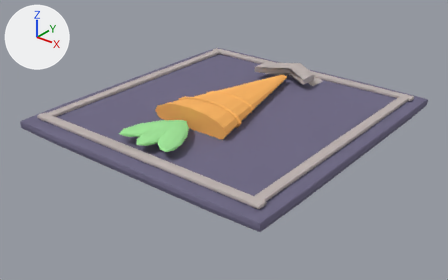
Two versions of the OBJ model assets/meshes/RockinRacewayCarrot.obj, one commit apart.
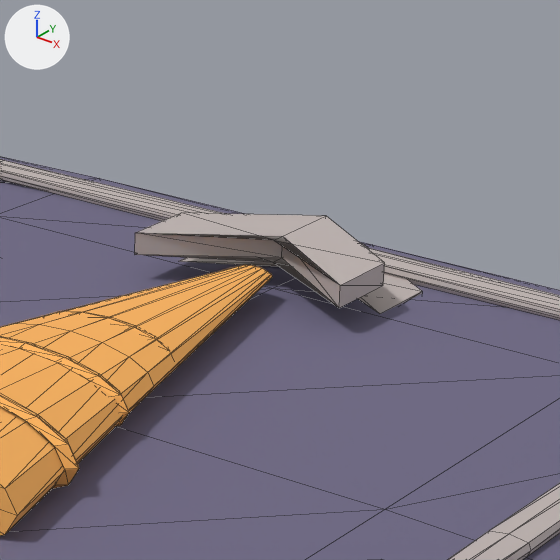
There are two pictures of each version: one whole from a 50 mm camera at (4.66, -6.0, 3.36) aimed at (0.05, -0.23, -0.22), one close up on the part from 50% to 79% of the width and 4% to 52% of the height. Arrows for +X, +Y and +Z are at upper left; the lights stay in place. The first two pictures are the older version. The close-ups show mesh edges as thin lines. Where no turn or scale is listed for an object, it has been applied to the vertices. Vertices at exactly the same position are counted once.

Before the edit, the objects in view are built like this:
```python
me_carrot = bpy.data.meshes.new('Carrot')
me_carrot.from_pydata(...)  # 242 vertices, 480 faces; spans x -0.58..0.58, y -0.85..1.2, z 0.07..0.44
me_carrot.materials.append(mat_carrot)  # orange #ffb760
me_pad = bpy.data.meshes.new('Pad')
me_pad.from_pydata(...)  # 98 vertices, 192 faces; spans x -1.9..1.9, y -2.0..2.0, z 0.0..0.16
me_pad.materials.append(mat_pad)  # greyish blue #6e6985
me_trim = bpy.data.meshes.new('Trim')
me_trim.from_pydata(...)  # 132 vertices, 240 faces; spans x -1.75..1.75, y -1.82..1.91, z 0.14..0.34
me_trim.materials.append(mat_trim)  # light grey #bfb4b1
# before: 121 (0.0, 1.58, 0.14), 122 (-0.42, 1.34, 0.14), 123 (0.0, 1.63, 0.14), 125 (0.42, 1.34, 0.14), 127 (0.42, 1.62, 0.14)
# before: 129 (0.0, 1.91, 0.14), 131 (-0.42, 1.62, 0.14)
ob_carrot = bpy.data.objects.new('Carrot', me_carrot)
ob_carrot.location = (0.0, 0.0, 0.0)
ob_pad = bpy.data.objects.new('Pad', me_pad)
ob_pad.location = (0.0, 0.0, 0.0)
ob_trim = bpy.data.objects.new('Trim', me_trim)
ob_trim.location = (0.0, 0.0, 0.0)
```
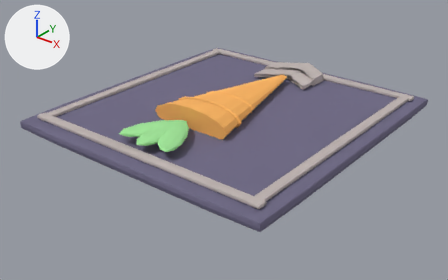
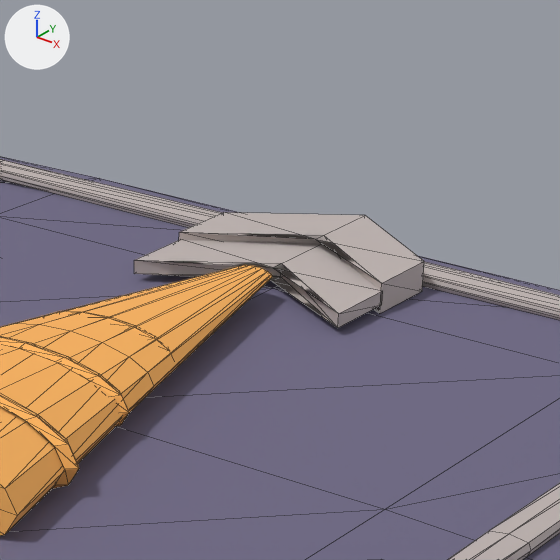
Pixel boxes [x1, y1, x2, y2] of what changed, in the close-ups (560 x 560 px; the box of a moved part takes in the faces that stretch with it):
part 1 of me_trim, moved or reshaped
    before: [135, 213, 385, 308]
    after: [134, 240, 383, 328]
part 2 of me_trim, moved or reshaped (mostly hidden before)
    before: [180, 261, 422, 314]
    after: [179, 212, 424, 313]

The change, as a list of edits to the scene's bpy script:
```text
Change me_trim:
    used by ob_trim; location = (0.0, 0.0, 0.0)
    remove me_trim.from_pydata(...)  # 132 vertices, 240 faces; spans x -1.75..1.75, y -1.82..1.91, z 0.14..0.34
    add me_trim.from_pydata(...)  # 132 vertices, 240 faces; spans x -1.75..1.75, y -1.82..1.91, z 0.14..0.27
    me_trim part 1: the loose piece of 14 vertices spanning x -0.42..0.42, y 1.07..1.64, z 0.26..0.34 is scaled about its middle by (1, 1, 0.625), then moved by (0.0, 0.0, -0.09)
    me_trim part 2
    add for i in [121, 122, 123, 125, 127, 129, 131]: me_trim.vertices[i].co += Vector((0.0, 0.0, 0.13))
```
